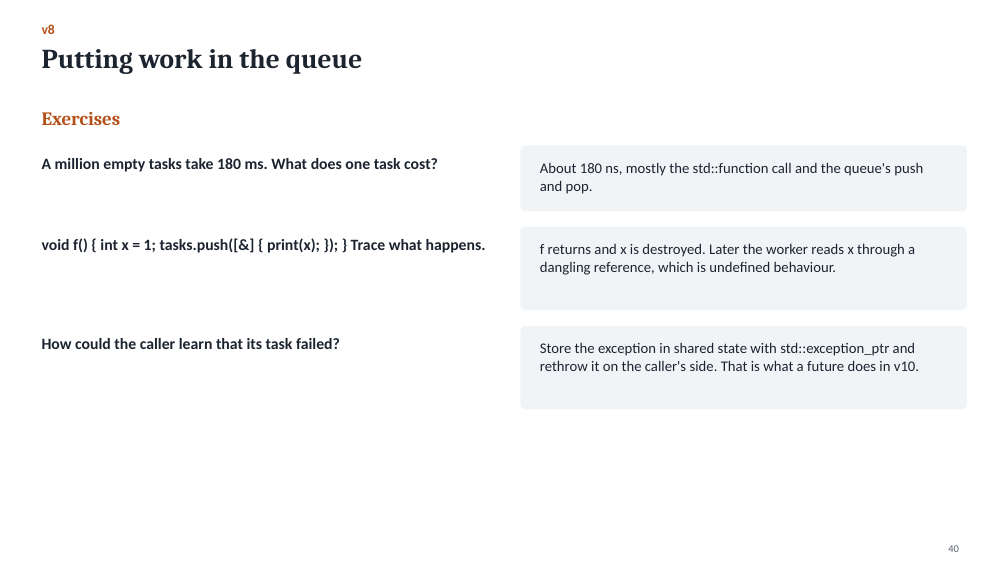
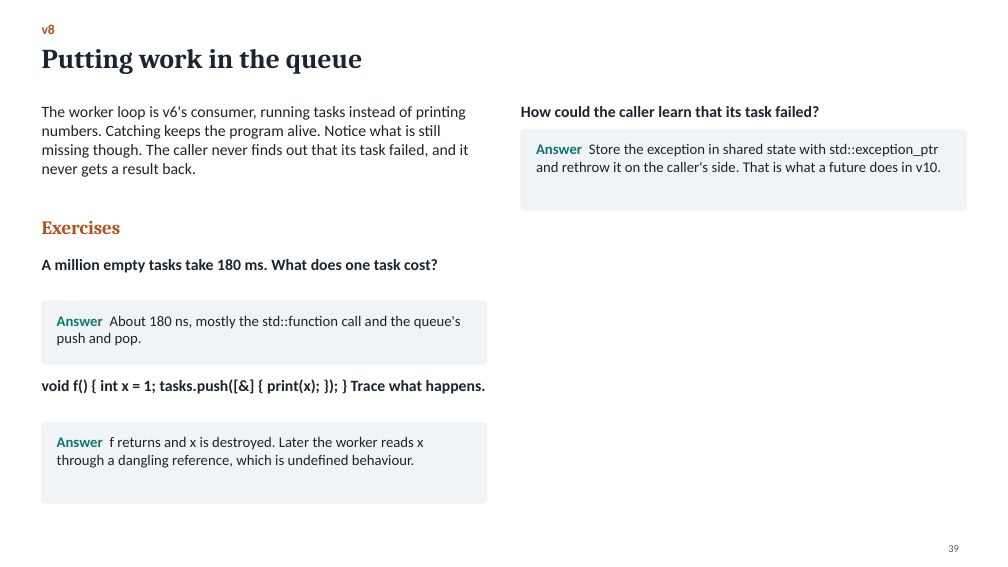
Before and after one commit to Kumarutkarsh9470/Project, a slide deck: slide 39 of Queue_Course.pptx (slide 40 before the commit). Drawn at 1008x567 pixels with LibreOffice and Linux fonts; fonts in the diff are those of the drawing. Boxes give left, top, right and bottom in pixels: in the first picture for what was removed or moved away, otherwise in the second. Text is boxed around its words. In the diff, an @@ line names an element or a change of style, - is before the commit and + after.

```diff
--- a/Queue_Course.pptx
+++ b/Queue_Course.pptx
@@ text added at <box>42,106,469,177</box>, 15 pt, text #1C2430 @@
+The worker loop is v6's consumer, running tasks instead of printing numbers. Catching keeps the program alive. Notice what is still missing though. The caller never finds out that its task failed, and it never gets a result back.
@@ text "How could the caller learn ...": place and size @@
-text "How could the caller learn ..." at <box>42,338,340,349</box>
+text "How could the caller learn ..." at <box>521,106,819,117</box>
@@ rounded rectangle: place and size @@
-rounded rectangle at <box>521,146,966,211</box>
+rounded rectangle at <box>521,129,966,210</box>
@@ text at <box>536,143,941,172</box>: text changed @@
-Store the exception in shared state with std::exception_ptr and rethrow it on the caller's side. That is what a future does in v10.
+Answer Store the exception in shared state with std::exception_ptr and rethrow it on the caller's side. That is what a future does in v10.
@@ text "Exercises": place and size @@
-text "Exercises" at <box>42,112,121,125</box>
+text "Exercises" at <box>42,221,121,234</box>
@@ text "A million empty tasks take ...": place and size @@
-text "A million empty tasks take ..." at <box>42,158,438,172</box>
+text "A million empty tasks take ..." at <box>42,259,438,273</box>
@@ proportions changed in 3 elements at <box>521,129,966,210</box>, <box>42,423,487,504</box>, <box>42,301,487,364</box> @@
@@ rounded rectangle: place and size @@
-rounded rectangle at <box>521,327,966,409</box>
+rounded rectangle at <box>42,301,487,364</box>
@@ text at <box>57,315,461,346</box>: text changed @@
-About 180 ns, mostly the std::function call and the queue's push and pop.
+Answer About 180 ns, mostly the std::function call and the queue's push and pop.
@@ text "void f() { int x ...": place and size @@
-text "void f() { int x ..." at <box>42,238,486,253</box>
+text "void f() { int x ..." at <box>42,379,486,394</box>
@@ rounded rectangle: place and size @@
-rounded rectangle at <box>521,228,966,310</box>
+rounded rectangle at <box>42,423,487,504</box>
@@ text at <box>57,436,423,468</box>: text changed @@
-f returns and x is destroyed. Later the worker reads x through a dangling reference, which is undefined behaviour.
+Answer f returns and x is destroyed. Later the worker reads x through a dangling reference, which is undefined behaviour.
@@ page number at <box>948,545,959,552</box>: text changed @@
-40
+39
```
Also in this commit, not shown: 54 other slides changed, 1 slide added, 6 slides removed, 8 other files.
